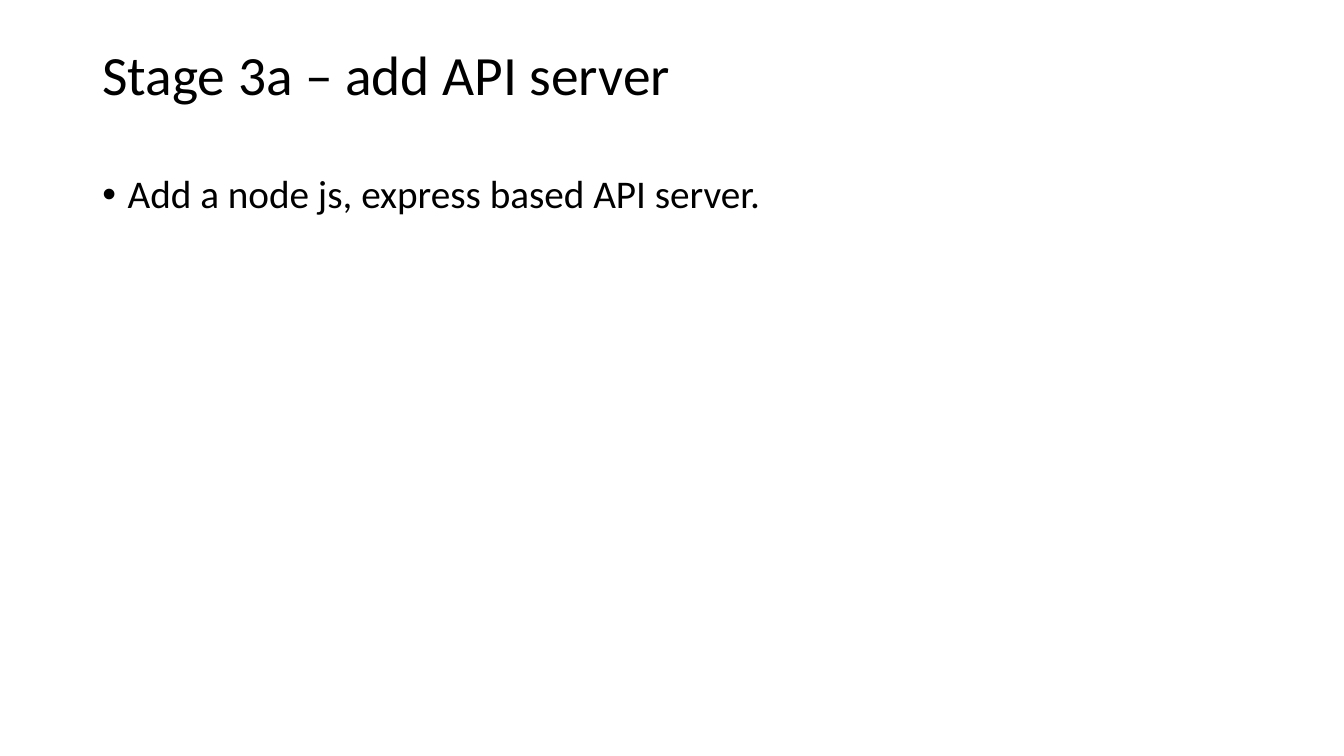
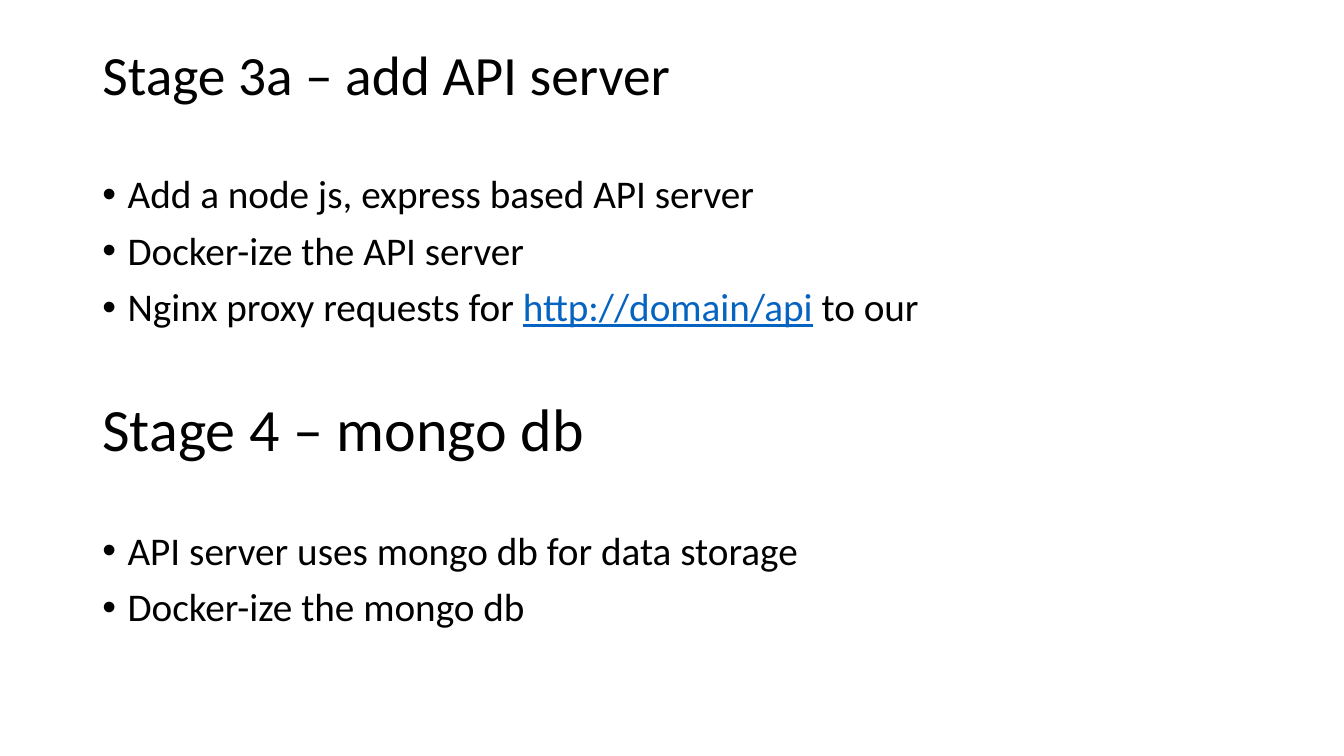
Before and after one commit to bryan-gilbert/may14, a slide deck: slide 9 of May14.pptx. Drawn at 1344x756 pixels with LibreOffice and Linux fonts; fonts in the diff are those of the drawing. Boxes give left, top, right and bottom in pixels: in the first picture for what was removed or moved away, otherwise in the second. Text is boxed around its words. In the diff, an @@ line names an element or a change of style, - is before the commit and + after.

Commit message:
presentation updated

```diff
--- a/May14.pptx
+++ b/May14.pptx
@@ text at (x1=128, y1=180, x2=919, y2=328): text changed @@
-• Add a node js, express based API server.
+• Add a node js, express based API server
+• Docker-ize the API server
+• Nginx proxy requests for http://domain/api to our
@@ text added at (x1=102, y1=409, x2=584, y2=462), 42.9 pt, text #000000 @@
+Stage 4 – mongo db
@@ text added at (x1=128, y1=537, x2=797, y2=628), 28 pt, text #000000 @@
+• API server uses mongo db for data storage
+• Docker-ize the mongo db
```
Also in this commit, not shown: 2 other slides changed, 2 slides added, 1 slide removed.
